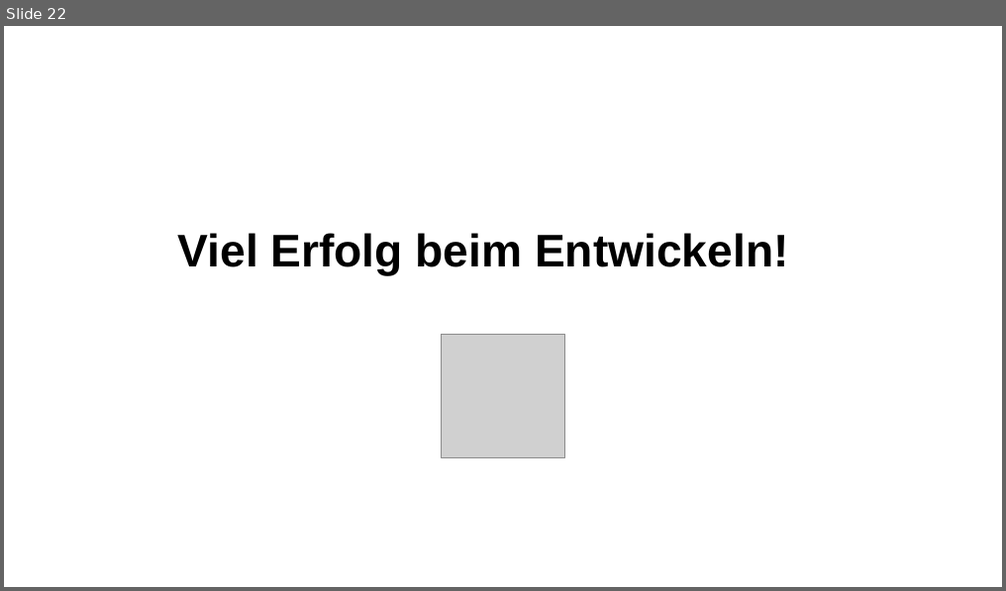
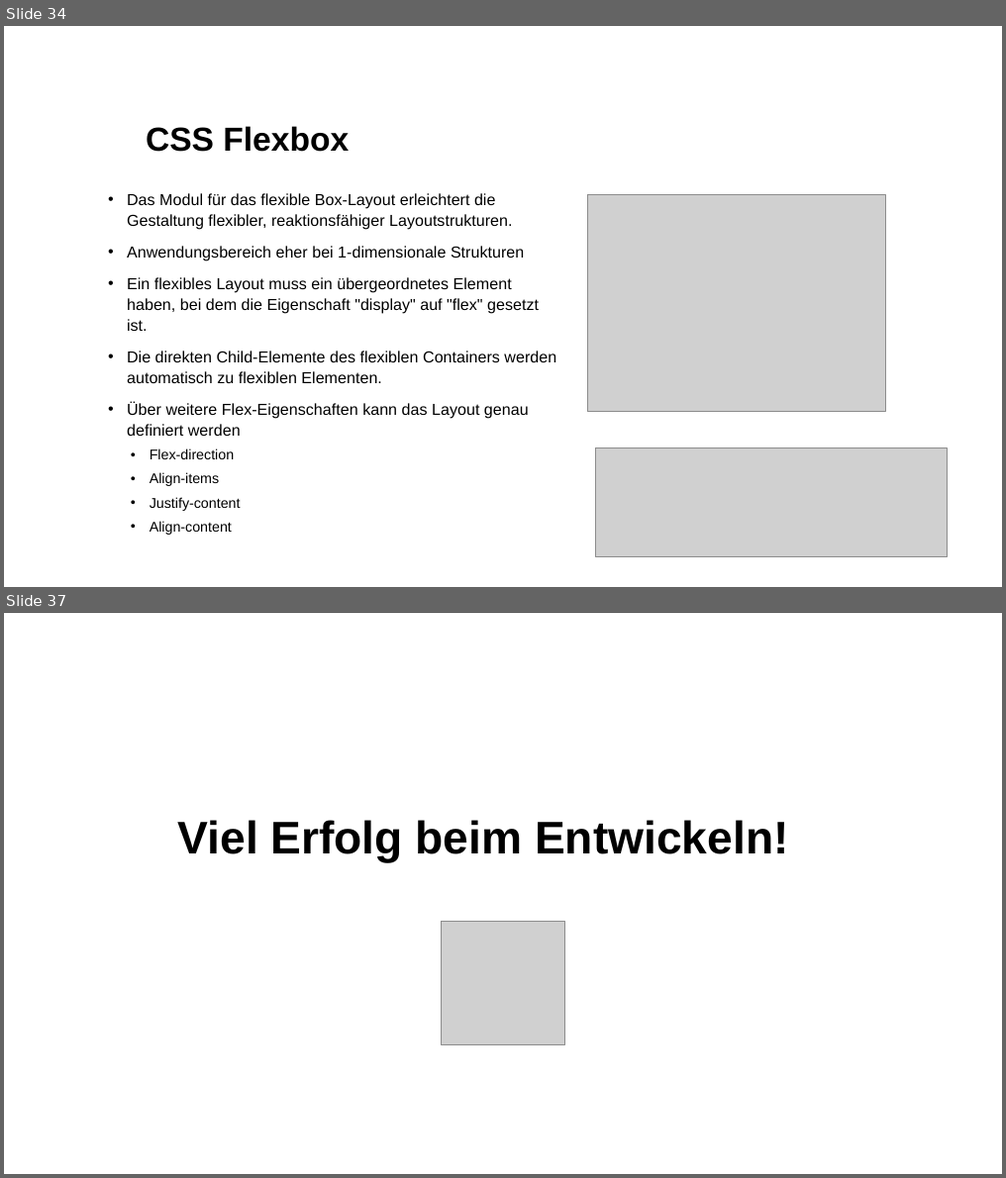
Before and after one commit to kodo89/Webentwicklung_23_24, a slide deck: 3. CSS/Slides/CSS Grundlagen 2.pptx. Shown one above the other, each under a label of ours: slide 22 before the commit, slides 34 and 37 after it; the slides between them are not shown. The pictures are 1006x591 and 1006x1178 pixels, drawn with LibreOffice and Linux fonts; fonts in the diff are those of the drawing; grey boxes stand for pictures; background and template pictures are left out. Boxes give left, top, right and bottom in pixels: in the first picture for what was removed or moved away, otherwise in the second. Text is boxed around its words. In the diff, an @@ line names an element or a change of style, - is before the commit and + after.

```diff
--- a/3. CSS/Slides/CSS Grundlagen 2.pptx
+++ b/3. CSS/Slides/CSS Grundlagen 2.pptx
@@ slide 34 added at (4, 26, 1002, 587), background #FFFFFF @@
@@ title added at (146, 126, 349, 152), 32 pt, text #000000, bold @@
+CSS Flexbox
@@ text added at (127, 193, 556, 535), 15.3 pt, text #000000 @@
+• Das Modul für das flexible Box-Layout erleichtert die Gestaltung flexibler, reaktionsfähiger Layoutstrukturen.
+• Anwendungsbereich eher bei 1-dimensionale Strukturen
+• Ein flexibles Layout muss ein übergeordnetes Element haben, bei dem die Eigenschaft "display" auf "flex" gesetzt ist.
+• Die direkten Child-Elemente des flexiblen Containers werden automatisch zu flexiblen Elementen.
+• Über weitere Flex-Eigenschaften kann das Layout genau definiert werden
+  • Flex-direction
+  • Align-items
+  • Justify-content
+  • Align-content
@@ picture added at (587, 194, 885, 411) @@
@@ picture added at (596, 448, 947, 557) @@
@@ what was slide 22 is now slide 37 @@
```
Also in this commit, not shown: 7 slides changed, 14 other slides added, 15 other files.
